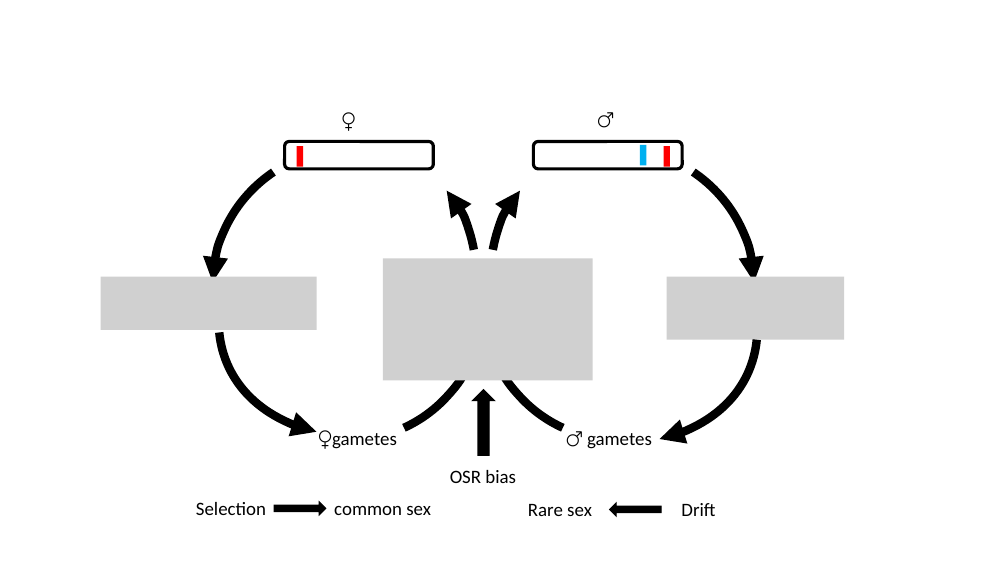
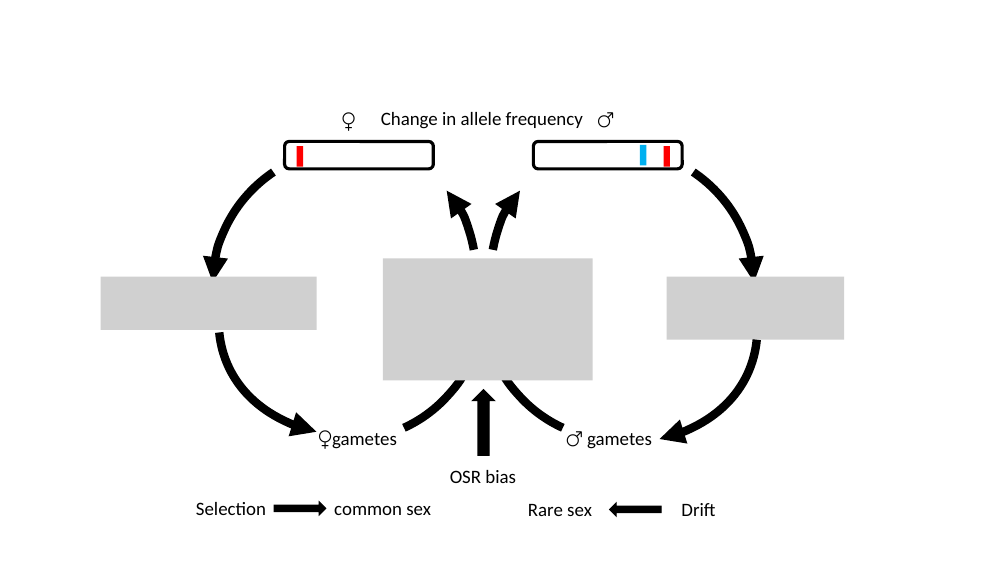
Before and after one commit to coleoguy/sex.bias, a slide deck: slide 1 of figures/fig1wip.pptx. Drawn at 1008x567 pixels with LibreOffice and Linux fonts; fonts in the diff are those of the drawing; grey boxes stand for pictures. Boxes give left, top, right and bottom in pixels: in the first picture for what was removed or moved away, otherwise in the second. Text is boxed around its words. In the diff, an @@ line names an element or a change of style, - is before the commit and + after.

```diff
--- a/figures/fig1wip.pptx
+++ b/figures/fig1wip.pptx
@@ text added at [381, 112, 583, 129], 18 pt, text #000000 @@
+Change in allele frequency
```
